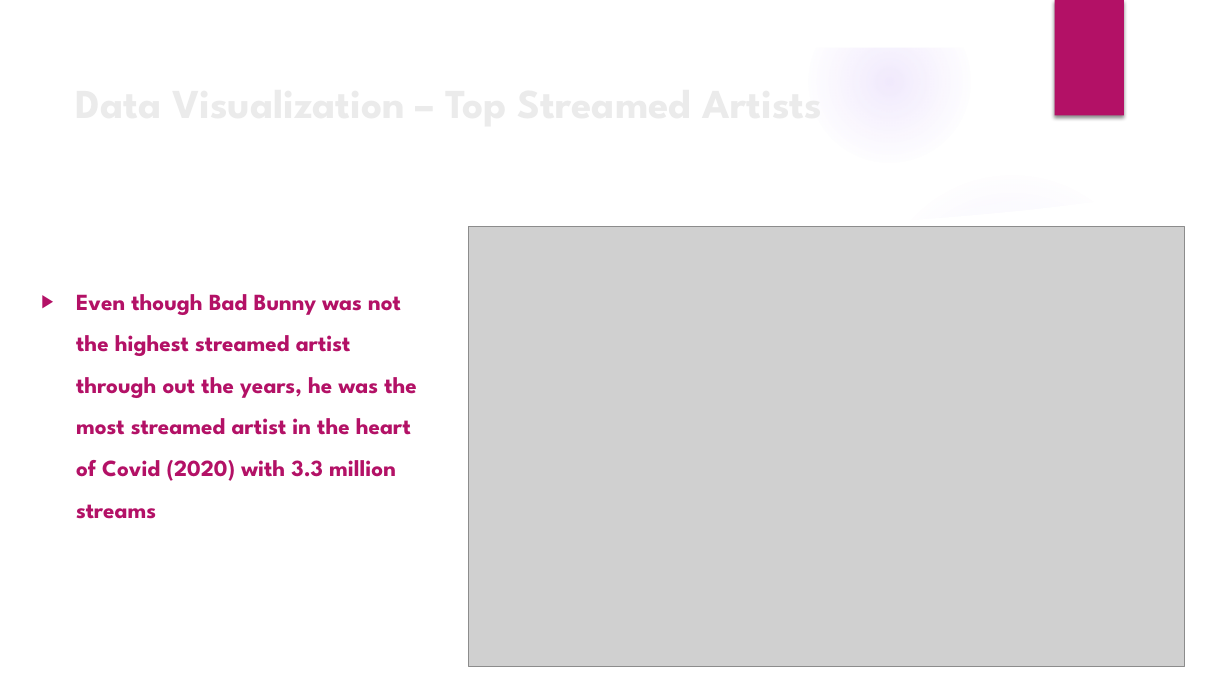
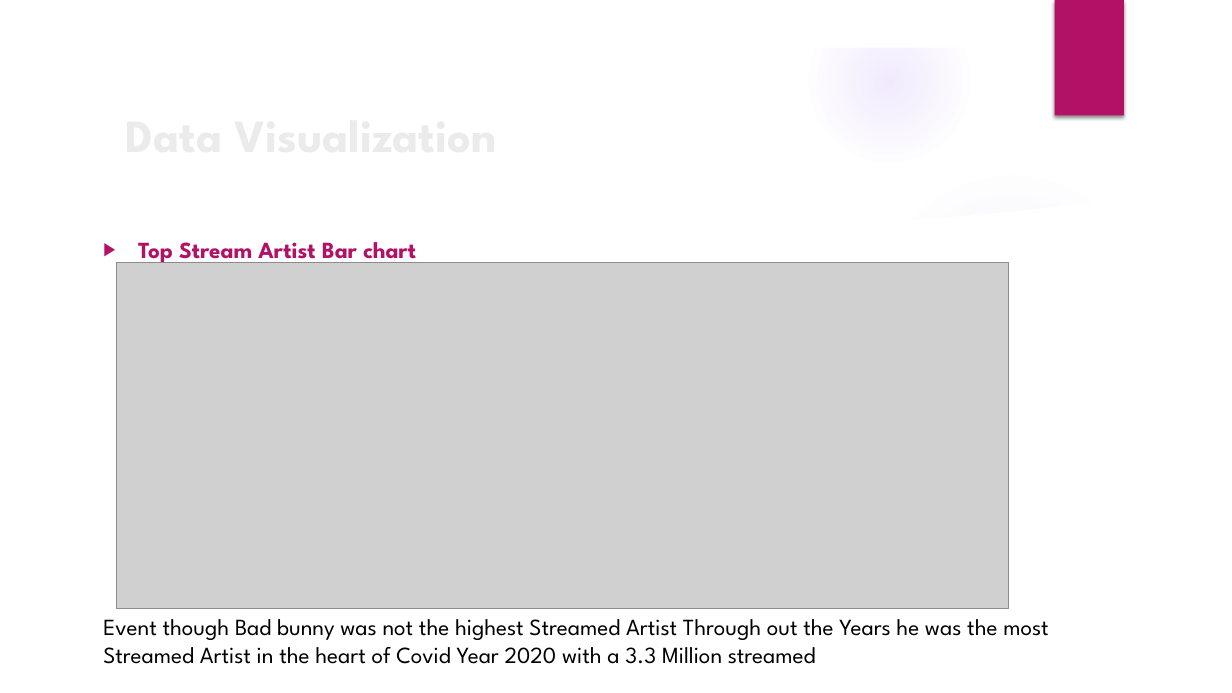
Before and after one commit to The-Music-Notes/Music_Data, a slide deck: slide 9 of Music Notes 2024.pptx (slide 11 before the commit). Drawn at 1232x693 pixels with LibreOffice and Linux fonts; fonts in the diff are those of the drawing; grey boxes stand for pictures; background and template pictures are left out. Boxes give left, top, right and bottom in pixels: in the first picture for what was removed or moved away, otherwise in the second. Text is boxed around its words. In the diff, an @@ line names an element or a change of style, - is before the commit and + after.

```diff
--- a/Music Notes 2024.pptx
+++ b/Music Notes 2024.pptx
@@ title at [116, 98, 1002, 169]: text changed; size 32 to 36 pt @@
-Data Visualization – Top Streamed Artists
+Data Visualization
@@ picture removed at [469, 226, 1185, 666] @@
@@ picture added at [116, 262, 1008, 609] @@
@@ text at [138, 242, 416, 265]: text changed @@
-▶ Even though Bad Bunny was not the highest streamed artist through out the years, he was the most streamed artist in the heart of Covid (2020) with 3.3 million streams
+▶ Top Stream Artist Bar chart
@@ text added at [103, 619, 1048, 664], 18 pt, text #000000 @@
+Event though Bad bunny was not the highest Streamed Artist Through out the Years he was the most Streamed Artist in the heart of Covid Year 2020 with a 3.3 Million streamed
```
Also in this commit, not shown: 7 other slides changed, 3 slides added, 7 slides removed, 4 other files.
